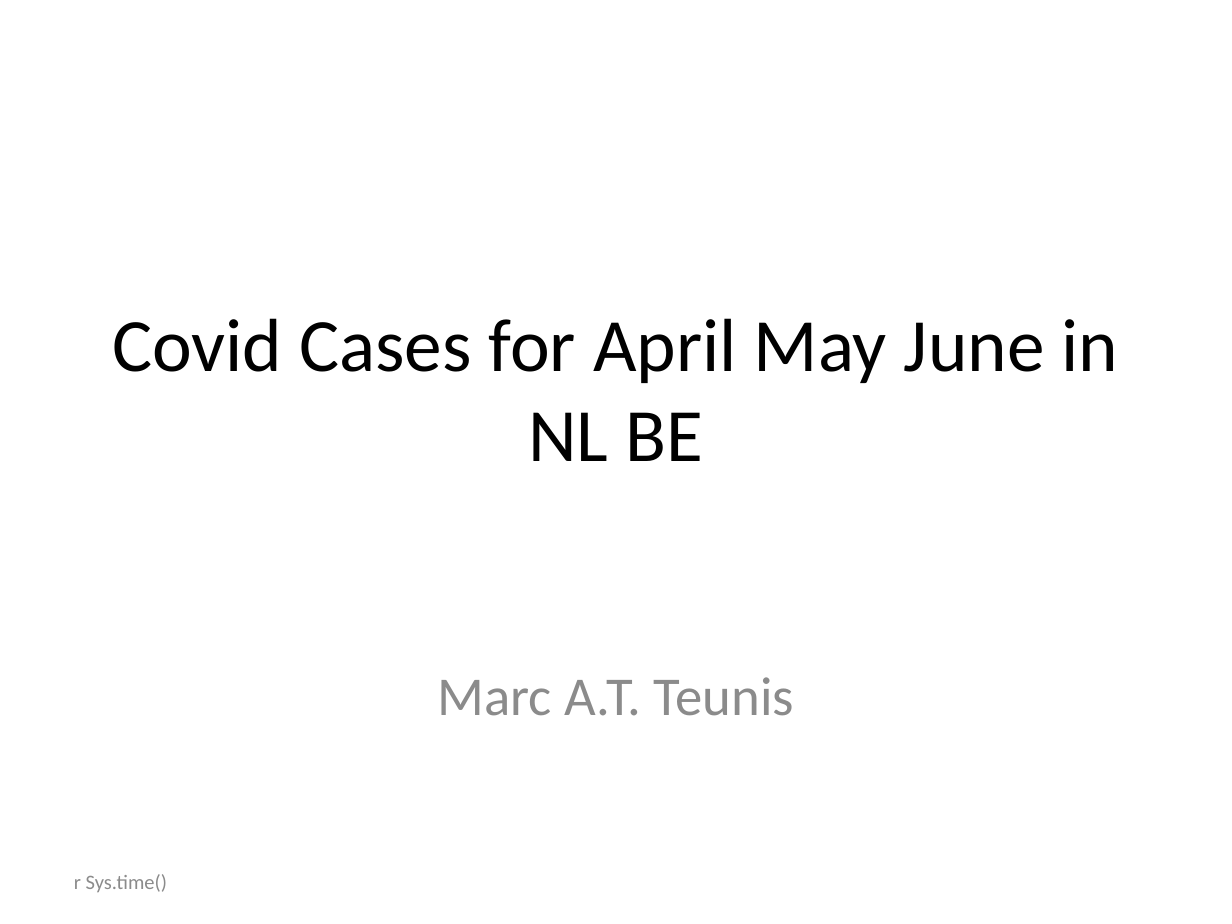
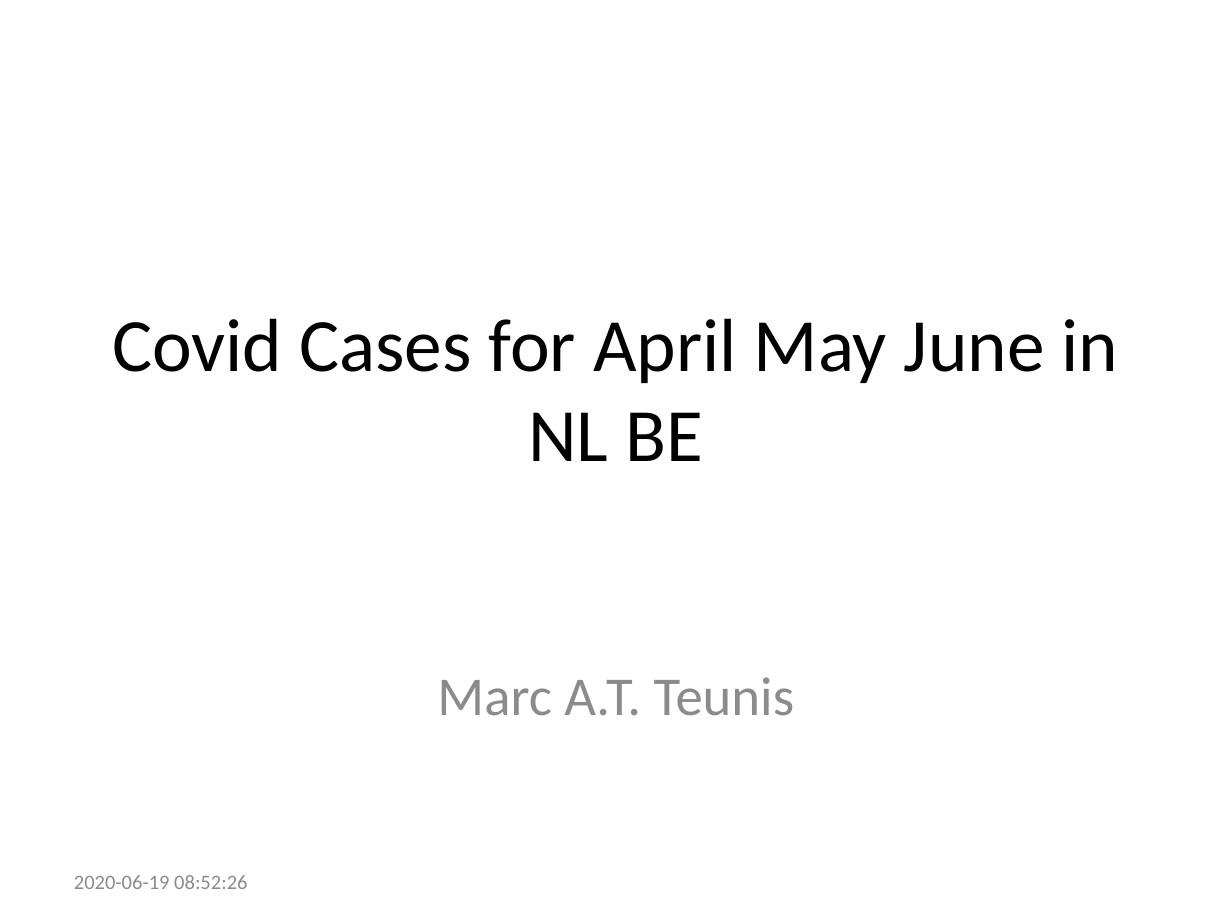
Before and after one commit to uashogeschoolutrecht/work_flows, a slide deck: slide 1 of Rmd/covid_cases.pptx. Drawn at 1232x924 pixels with LibreOffice and Linux fonts; fonts in the diff are those of the drawing. Boxes give left, top, right and bottom in pixels: in the first picture for what was removed or moved away, otherwise in the second. Text is boxed around its words. In the diff, an @@ line names an element or a change of style, - is before the commit and + after.

```diff
--- a/Rmd/covid_cases.pptx
+++ b/Rmd/covid_cases.pptx
@@ text at bbox=[74, 875, 247, 889]: text changed @@
-r Sys.time()
+2020-06-19 08:52:26
```
Also in this commit, not shown: 19 other files.
